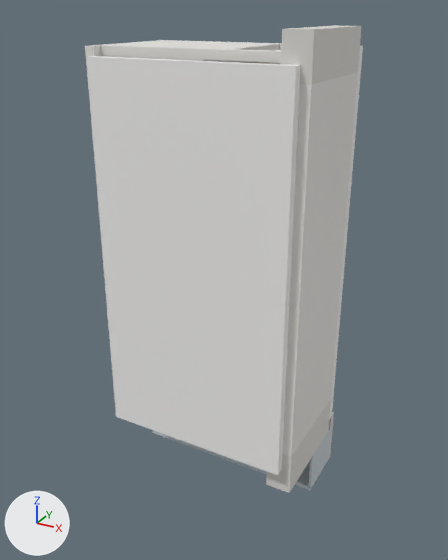
The glTF model soho1415/out/soho1415_master.glb, before and after one commit.
Before and after are seen from a camera (50 mm lens) standing at (8550.0, -12409.0, 9357.0) and looking at (2372.0, -1176.0, 3740.0). Every picture has the same lights, and +X, +Y and +Z are marked at lower left. The first picture is the older version. Vertices at exactly the same position are counted once.

Names of what the first picture shows: 'BALCONY_RAILING', 'CEILING', 'COLUMN_NE', 'COLUMN_SE', 'FLOOR_SLAB', 'WALL_EXT_EAST', 'WALL_EXT_NORTH', 'WALL_EXT_WEST' and 2 more.
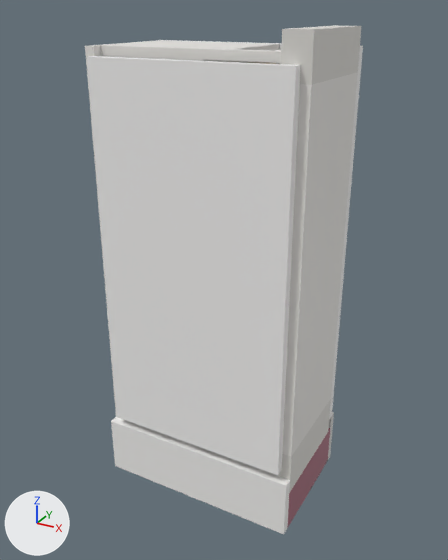
The change in detail:
me_balcony_railing is used by ob_balcony_railing; location (0.0, 0.0, 0.0).
me_balcony_railing had 30 vertices, 48 faces and spanned x 0.0..4700.0, y -1050.0..150.0, z -1405.0..0.0.
me_balcony_railing now has 56 vertices, 84 faces and spans x 0.0..4700.0, y -1050.0..150.0, z -1405.0..-1305.0.
me_balcony_railing part 1: 10 vertices moved from x 0.0..4700.0, y -1050.0..-990.0, z -1405.0..-360.0 to x 0.0..4700.0, y -970.0..70.0, z -1405.0..-1305.0; 10 vertices removed from x 0.0..4700.0, y -1050.0..150.0, z -1385.0..0.0; 12 vertices added at x 60.0..4640.0, y -970.0..150.0, z -1385.0..-1325.0.
me_balcony_railing part 2: 24 kept faces spanning x 0.0..4700.0, y -1050.0..150.0, z -1405.0..-1305.0 get new vertex colours; the middle colour goes from light grey #cad3da to grey #7d7f83.
me_balcony_railing part 3: 24 faces spanning x 0.0..4700.0, y -1050.0..150.0, z -1405.0..-1305.0 switch from mat_defaultmaterial_022 to mat_defaultmaterial_023.
Other edits to the shape of me_balcony_railing do not show in these pictures.
Mesh me_balcony_soffit is new.
It is a box spanning x 0.0..4700.0, y -2650.0..-2450.0, z -1385.0..0.0.
It uses material mat_defaultmaterial_028.
Mesh me_balcony_partition_e is new.
It is a box spanning x 4620.0..4700.0, y -2450.0..150.0, z -1385.0..-360.0.
It uses material mat_defaultmaterial_026.
Object 'BALCONY_SOFFIT' (ob_balcony_soffit) is new; it shows me_balcony_soffit.
Its location is (0.0, 0.0, 0.0).
Object 'BALCONY_PARTITION_E' (ob_balcony_partition_e) is new; it shows me_balcony_partition_e.
Its location is (0.0, 0.0, 0.0).

Pixel boxes (x1, y1, x2, y2) of what changed, in the pictures (448 x 560 px; the box of a moved part takes in the faces that stretch with it):
'BALCONY_SOFFIT', added: after (111, 417, 290, 534)
'BALCONY_PARTITION_E', added: after (287, 428, 330, 528)
part 1 of me_balcony_railing, moved or reshaped (not visible afterwards): before (151, 428, 330, 488)
part 2 of me_balcony_railing, recoloured: before (152, 430, 328, 490)
part 3 of me_balcony_railing, recoloured: before (152, 430, 328, 490)
